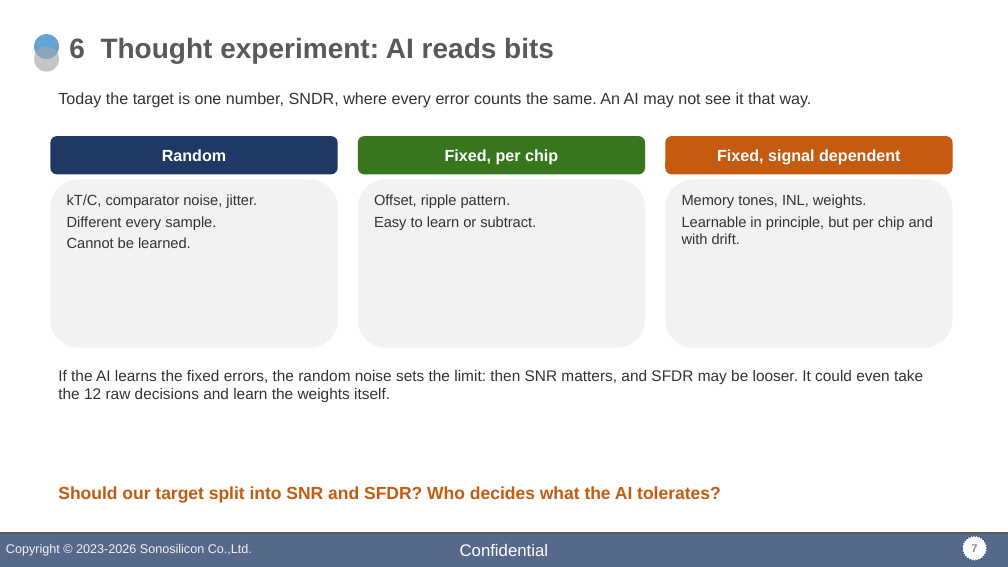
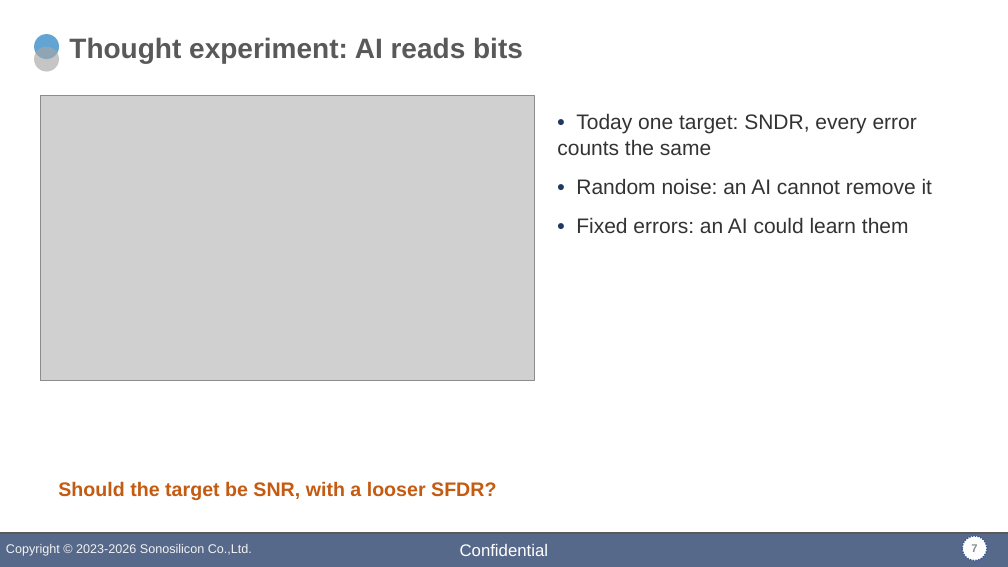
Before and after one commit to DirkJanKr/F280049C_MotorDrive, a slide deck: slide 7 of Zaan_MATLAB/slides/zaan_professor_visit.pptx. Drawn at 1008x567 pixels with LibreOffice and Linux fonts; fonts in the diff are those of the drawing; grey boxes stand for pictures; background and template pictures are left out. Boxes give left, top, right and bottom in pixels: in the first picture for what was removed or moved away, otherwise in the second. Text is boxed around its words. In the diff, an @@ line names an element or a change of style, - is before the commit and + after.

```diff
--- a/Zaan_MATLAB/slides/zaan_professor_visit.pptx
+++ b/Zaan_MATLAB/slides/zaan_professor_visit.pptx
@@ title at (x1=69, y1=37, x2=523, y2=63): text changed @@
-6 Thought experiment: AI reads bits
+Thought experiment: AI reads bits
@@ picture added at (x1=40, y1=96, x2=534, y2=381) @@
@@ text removed at (x1=58, y1=92, x2=812, y2=108) @@
-Today the target is one number, SNDR, where every error counts the same. An AI may not see it that way.
@@ text added at (x1=557, y1=113, x2=932, y2=233), 15 pt, text #333333 @@
+• Today one target: SNDR, every error counts the same
+• Random noise: an AI cannot remove it
+• Fixed errors: an AI could learn them
@@ rounded rectangle removed at (x1=50, y1=136, x2=338, y2=174) @@
-Random
@@ rounded rectangle removed at (x1=358, y1=136, x2=645, y2=174) @@
-Fixed, per chip
@@ rounded rectangle removed at (x1=665, y1=136, x2=953, y2=174) @@
-Fixed, signal dependent
@@ rounded rectangle removed at (x1=50, y1=179, x2=338, y2=348) @@
-kT/C, comparator noise, jitter.
-Different every sample.
-Cannot be learned.
@@ rounded rectangle removed at (x1=358, y1=179, x2=645, y2=348) @@
-Offset, ripple pattern.
-Easy to learn or subtract.
@@ rounded rectangle removed at (x1=665, y1=179, x2=953, y2=348) @@
-Memory tones, INL, weights.
-Learnable in principle, but per chip and with drift.
@@ text removed at (x1=58, y1=370, x2=923, y2=402) @@
-If the AI learns the fixed errors, the random noise sets the limit: then SNR matters, and SFDR may be looser. It could even take the 12 raw decisions and learn the weights itself.
@@ text at (x1=58, y1=481, x2=496, y2=500): text changed; size 12.5 to 14 pt @@
-Should our target split into SNR and SFDR? Who decides what the AI tolerates?
+Should the target be SNR, with a looser SFDR?
```
Also in this commit, not shown: 5 other slides changed, 2 slides added, 2 slides removed.
